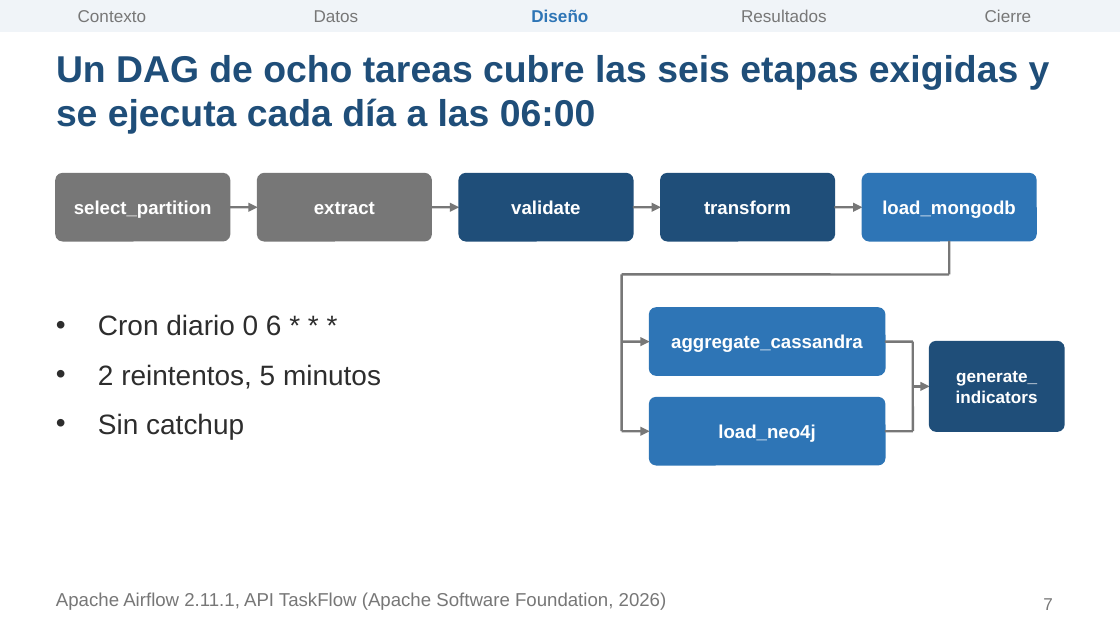
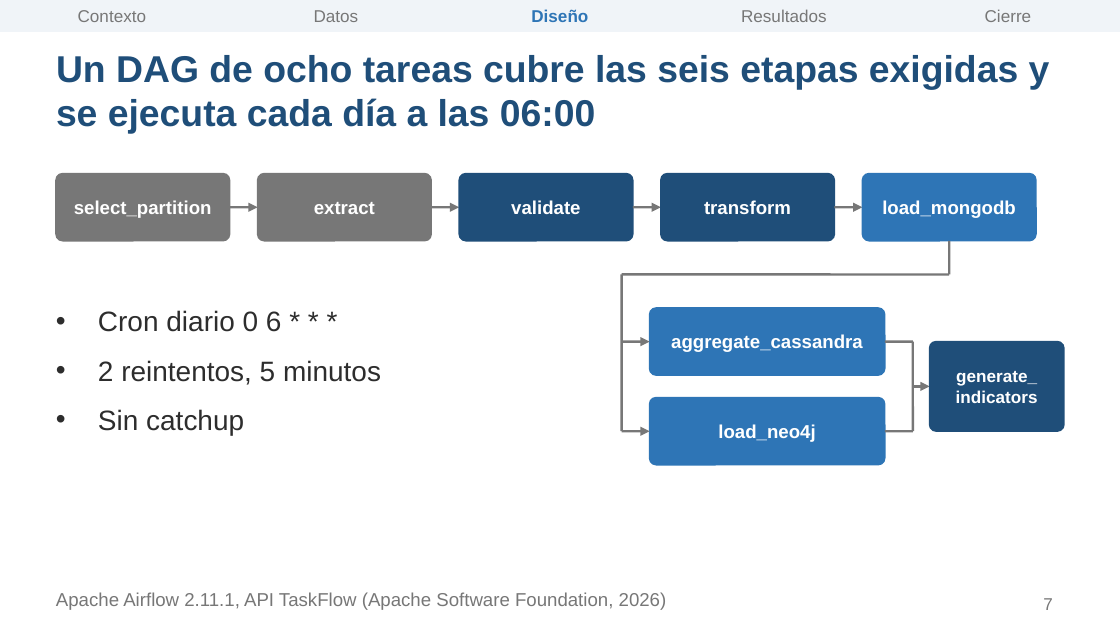
Before and after one commit to KarolayTamayoH/global-news-intelligence, a slide deck: slide 7 of docs/presentacion/global_news_intelligence.pptx. Drawn at 1120x630 pixels with LibreOffice and Linux fonts; fonts in the diff are those of the drawing. Boxes give left, top, right and bottom in pixels: in the first picture for what was removed or moved away, otherwise in the second. Text is boxed around its words. In the diff, an @@ line names an element or a change of style, - is before the commit and + after.

```diff
--- a/docs/presentacion/global_news_intelligence.pptx
+++ b/docs/presentacion/global_news_intelligence.pptx
@@ text "Cron diario 0 6 * ...": place and size @@
-text "Cron diario 0 6 * ..." at (98, 314, 381, 439)
+text "Cron diario 0 6 * ..." at (98, 310, 381, 435)
```
Also in this commit, not shown: 9 other slides changed, 6 slides added, 1 slide removed, 3 other files.
